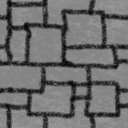
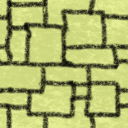
The second w=128, h=128 image is a revision of the first. Changes to its layers:
pixels changed over [left=0, top=0, right=128, bottom=128] (layer not identified)
